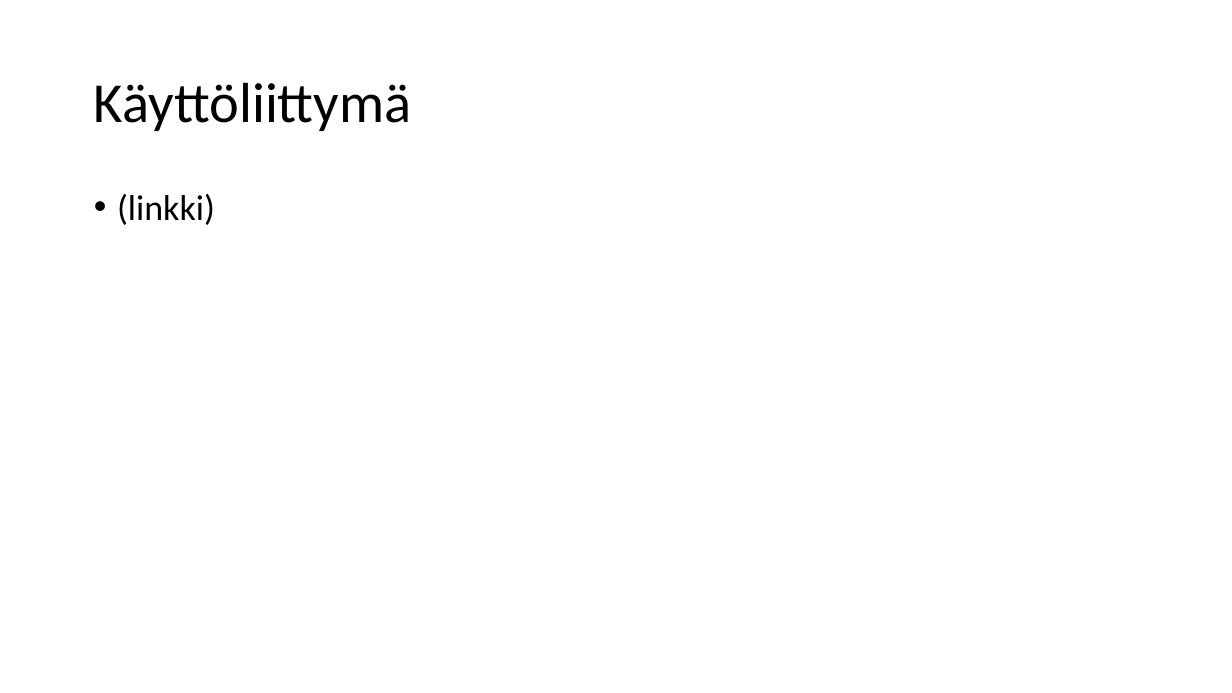
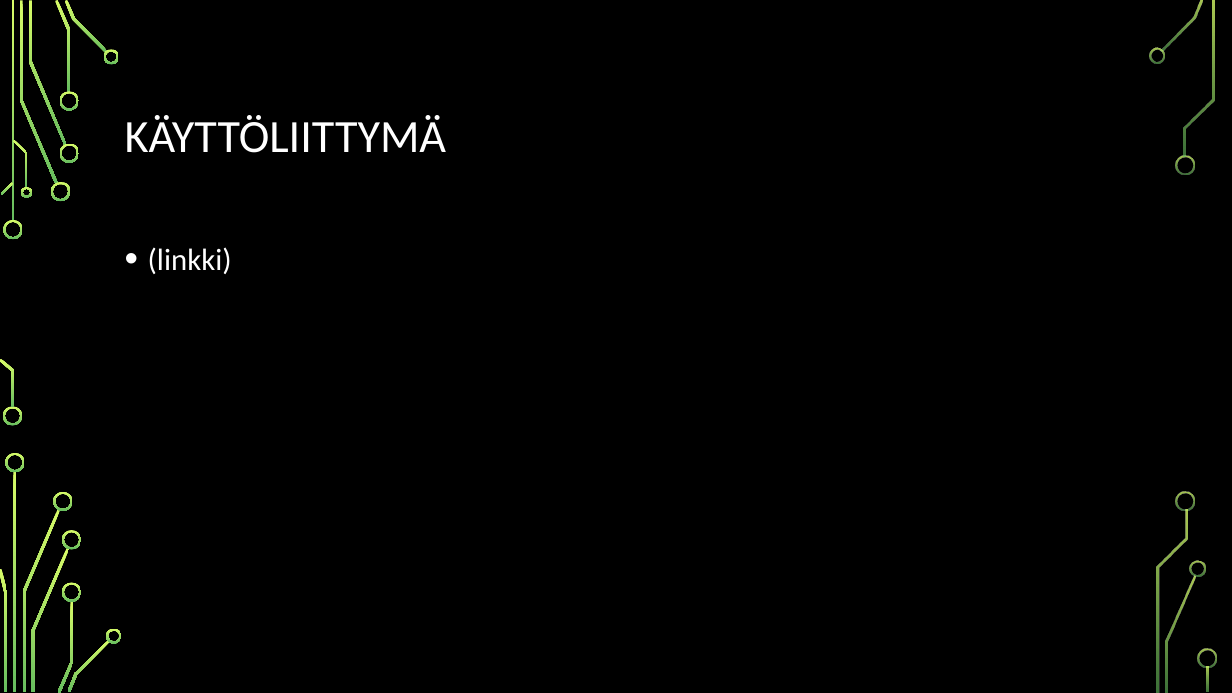
Before and after one commit to juliuspartanen/Reiska-1.1, a slide deck: slide 7 of PP-reiskat.pptx (slide 6 before the commit). Drawn at 1232x693 pixels with LibreOffice and Linux fonts; fonts in the diff are those of the drawing; background and template pictures are left out. Boxes give left, top, right and bottom in pixels: in the first picture for what was removed or moved away, otherwise in the second. Text is boxed around its words. In the diff, an @@ line names an element or a change of style, - is before the commit and + after.

```diff
--- a/PP-reiskat.pptx
+++ b/PP-reiskat.pptx
@@ background #FFFFFF to picture (left out) @@
@@ title at bbox=[125, 115, 447, 153]: text changed; size 44 to 36 pt; text colour #000000 to #FFFFFF @@
-Käyttöliittymä
+KÄYTTÖLIITTYMÄ
@@ text "(linkki)": place and size @@
-text "(linkki)" at bbox=[117, 194, 215, 225]
+text "(linkki)" at bbox=[148, 247, 232, 274]
@@ text "(linkki)" at bbox=[148, 247, 232, 274]: size 28 to 24 pt, text colour #000000 to #FFFFFF; line spacing 0.9 to 1.2 @@
@@ group added at bbox=[0, 0, 1217, 693]: 33 freeform shapes, 3 rectangles @@
```
Also in this commit, not shown: 7 other slides changed, 1 slide added.
